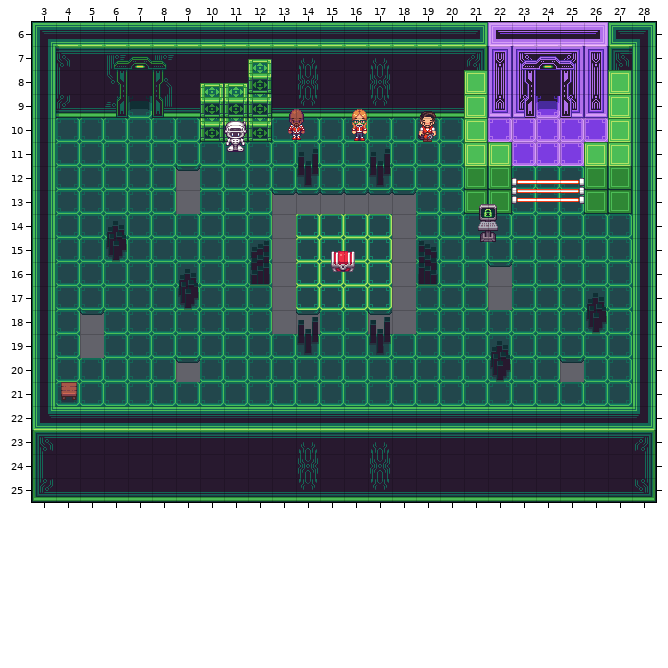
A Tiled map (JSON) gets an edit: levels/vr_mission_template/maps/default.json. Above, as it was before the edit.
Cells are 24x24 px. Shown: x 3..28, y 6..25.
Once edited:
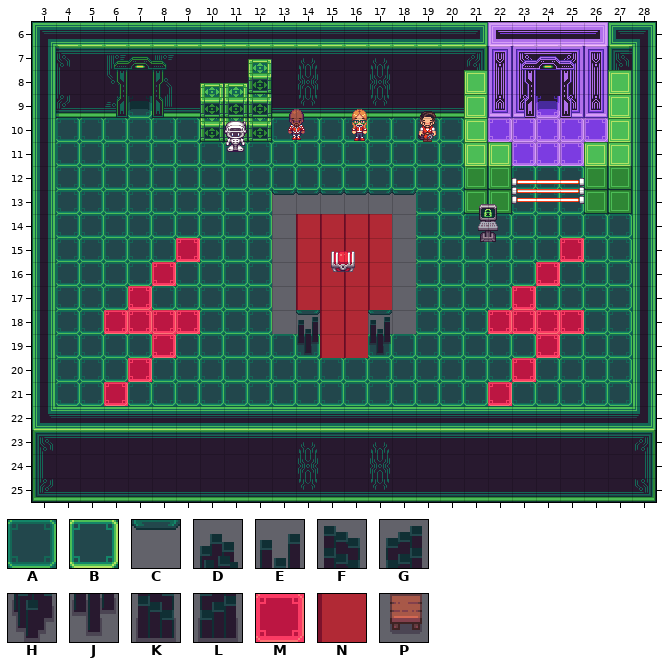
Key: from "TwilioQuestTileset": A 2245, B 2345, C 2544, D 3636, E 3637, F 3638, G 3639, H 3736, J 3737, K 3738, L 3739, M 5641, N 6152, P 6527.
_ is an empty cell, # one hidden under a higher layer.
The exact change:
Layer "Base":
y 12: x 9 C -> A
y 13: x 9 _ -> A
y 14: x 14..17 BBBB -> NNNN
y 15: x 9 A -> M; x 14..17 BBBB -> NNNN
y 16: x 8..9 AA -> M_; x 14..17 BBBB -> NNNN; x 22 C -> A
y 17: x 7 A -> M; x 14..17 BBBB -> NNNN; x 22 _ -> A
y 18: x 5 C -> A; x 9 A -> M; x 15..16 AA -> NN
y 19: x 5 _ -> A; x 8 A -> M; x 15..16 AA -> NN
y 20: x 7 A -> M; x 9 C -> A; x 25 C -> A
y 21: x 4 A -> _
Layer "Decoration":
y 12: x 14 J -> _; x 17 J -> _
y 15: x 6 H -> _; x 25 _ -> M
y 16: x 12 L -> _; x 19 K -> _; x 24 _ -> M
y 17: x 9 H -> #; x 23 _ -> M
y 18: x 6..8 ___ -> MMM; x 22..26 ____H -> MMMM_
y 19: x 24 _ -> M
y 20: x 22..23 H_ -> _M
y 21: x 4 P -> A; x 6 _ -> M; x 22 _ -> M
Layer "Top":
y 11: x 14 E -> _; x 17 E -> _
y 14: x 6 D -> _
y 15: x 12 G -> _; x 19 F -> _
y 16: x 9 D -> A
y 17: x 9 _ -> A; x 26 D -> _
y 19: x 22 D -> _
